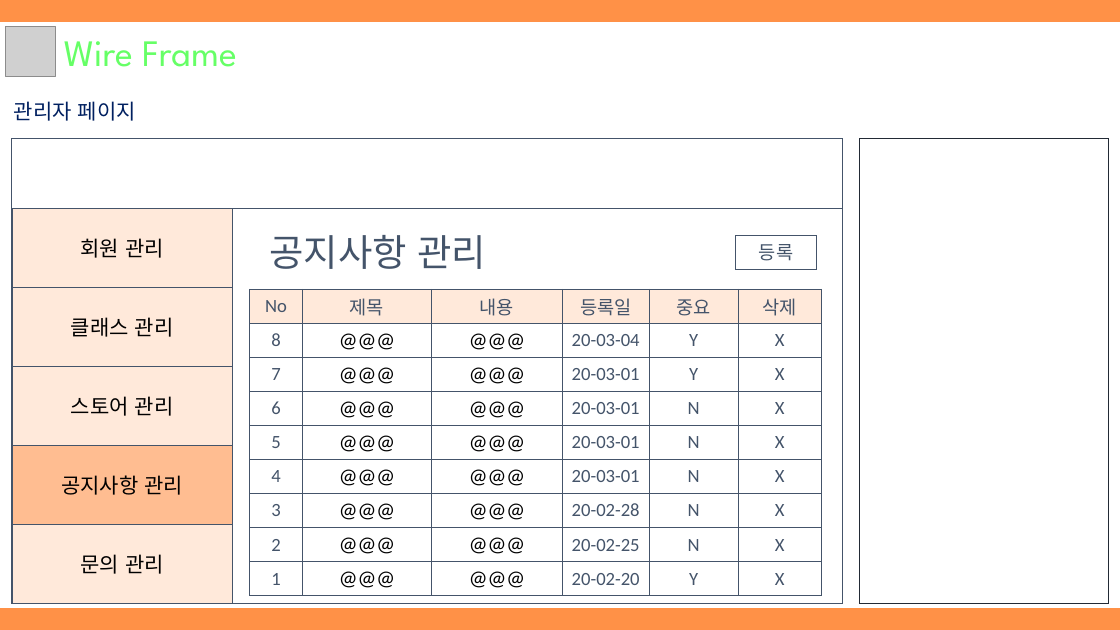
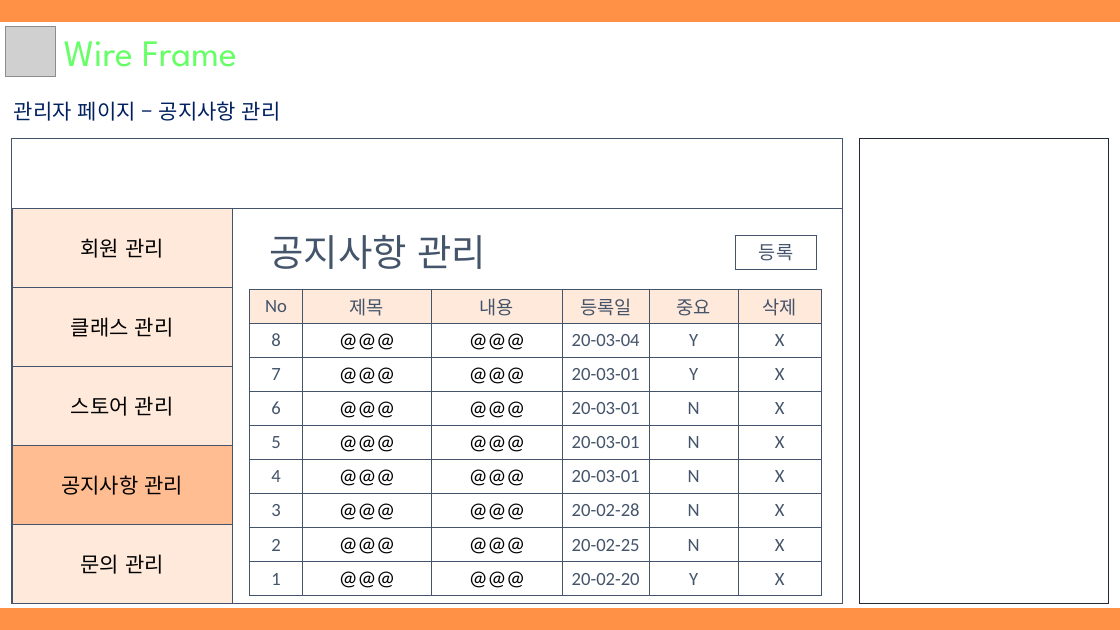
Before and after one commit to hhsw07/ezen-academy-projects, a slide deck: slide 17 of WebContent/발표자료/1차/3조 원데이클래스.pptx (slide 18 before the commit). Drawn at 1120x630 pixels with LibreOffice and Linux fonts; fonts in the diff are those of the drawing; grey boxes stand for pictures. Boxes give left, top, right and bottom in pixels: in the first picture for what was removed or moved away, otherwise in the second. Text is boxed around its words. In the diff, an @@ line names an element or a change of style, - is before the commit and + after.

```diff
--- a/WebContent/발표자료/1차/3조 원데이클래스.pptx
+++ b/WebContent/발표자료/1차/3조 원데이클래스.pptx
@@ text at (14, 101, 281, 121): text changed @@
-관리자 페이지
+관리자 페이지 – 공지사항 관리
```
Also in this commit, not shown: 8 other slides changed, 1 slide removed.
